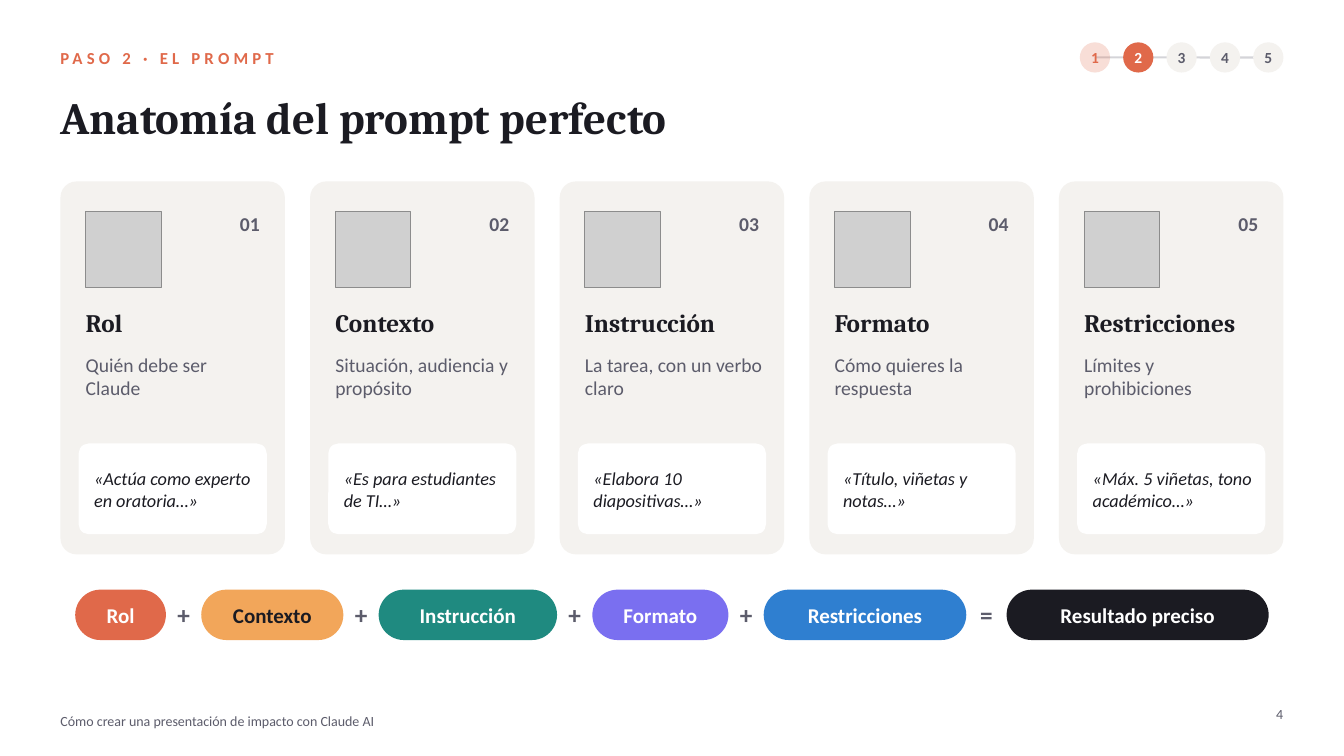
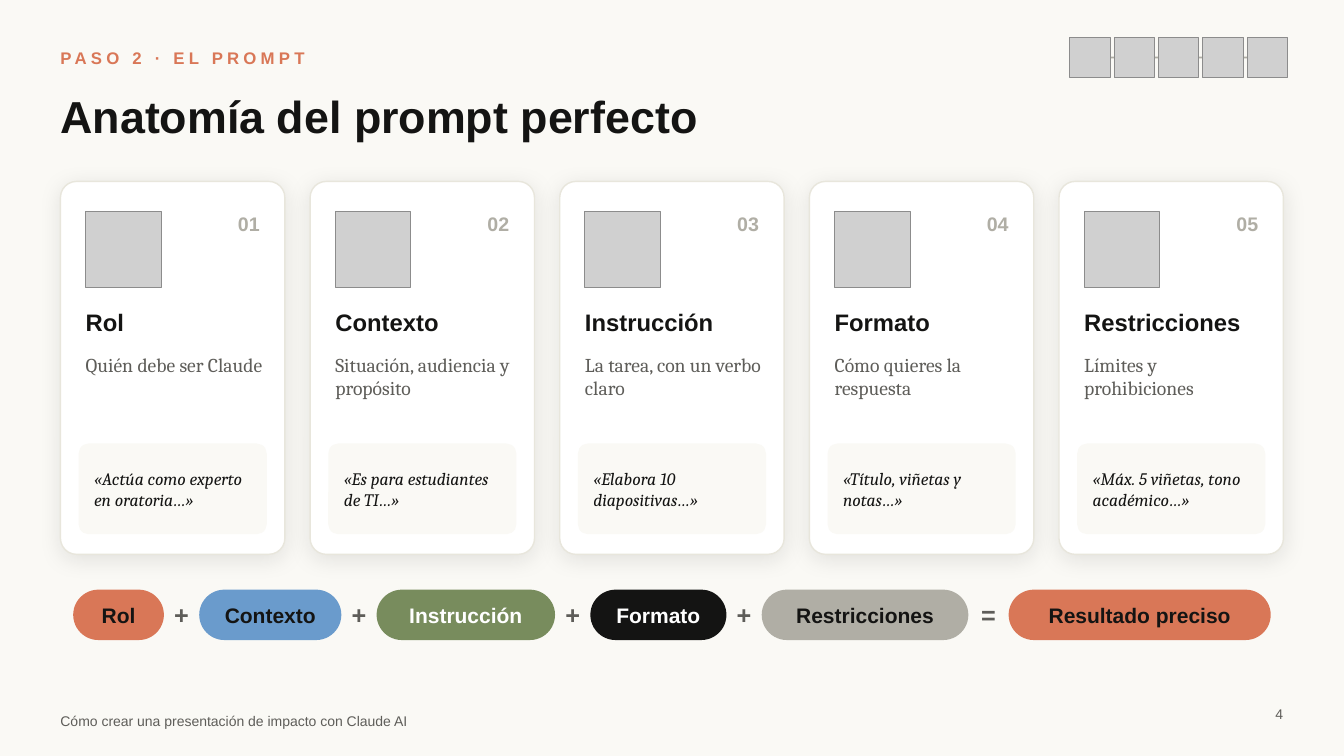
Before and after one commit to giovannych2006-netizen/expedientemed-descargas, a slide deck: slide 4 of Presentacion_Claude_AI.pptx. Drawn at 1344x756 pixels with LibreOffice and Linux fonts; fonts in the diff are those of the drawing; grey boxes stand for pictures. Boxes give left, top, right and bottom in pixels: in the first picture for what was removed or moved away, otherwise in the second. Text is boxed around its words. In the diff, an @@ line names an element or a change of style, - is before the commit and + after.

```diff
--- a/Presentacion_Claude_AI.pptx
+++ b/Presentacion_Claude_AI.pptx
@@ background #FFFFFF to #FAF9F5 @@
@@ text "PASO 2 · EL PROMPT" at <box>132,52,141,64</box>: font Calibri to Arial, text colour #E0694A to #D97757 @@
@@ picture added at <box>1070,37,1110,78</box> @@
@@ ellipse removed at <box>1080,42,1110,73</box> @@
-1
@@ line moved from (1095, 57) - (1268, 57) to (1090, 57) - (1267, 57) @@
@@ line (1090, 57) - (1267, 57): stroke #5C5C6B 1.5 pt to #B0AEA5 1.25 pt @@
@@ picture added at <box>1114,37,1154,78</box> @@
@@ ellipse removed at <box>1123,42,1153,73</box> @@
-2
@@ picture added at <box>1158,37,1199,78</box> @@
@@ ellipse removed at <box>1167,42,1197,73</box> @@
-3
@@ picture added at <box>1203,37,1243,78</box> @@
@@ ellipse removed at <box>1210,42,1240,73</box> @@
-4
@@ picture added at <box>1247,37,1288,78</box> @@
@@ ellipse removed at <box>1253,42,1284,73</box> @@
-5
@@ title "Anatomía del prompt perfecto" at <box>60,100,698,142</box>: font Cambria to Arial, text colour #1B1B22 to #141413 @@
@@ fill #F4F2EF to #FFFFFF; outline none to #E8E6DC 1 pt; shadow on in 5 elements at <box>311,181,535,555</box>, <box>560,181,784,555</box>, <box>810,181,1034,555</box>, <box>1060,181,1285,555</box>, <box>60,181,285,555</box> @@
@@ font Calibri to Arial, text colour #5C5C6B to #B0AEA5 in 5 elements at <box>238,217,260,231</box>, <box>487,217,509,231</box>, <box>737,217,759,231</box>, <box>987,217,1009,231</box>, <box>1236,217,1258,231</box> @@
@@ size 18 to 17 pt, font Cambria to Arial, text colour #1B1B22 to #141413 in 5 elements at <box>86,313,124,332</box>, <box>335,314,438,332</box>, <box>585,313,713,332</box>, <box>835,314,930,332</box>, <box>1084,313,1240,332</box> @@
@@ font Calibri to Cambria, text colour #5C5C6B to #5E5D59 in 5 elements at <box>86,358,262,375</box>, <box>335,358,509,399</box>, <box>585,358,761,395</box>, <box>835,358,962,399</box>, <box>1084,358,1193,399</box> @@
@@ size 13 to 12.5 pt, font Calibri to Cambria, text colour #1B1B22 to #141413; fill #FFFFFF to #FAF9F5 in 5 elements at <box>79,444,267,534</box>, <box>329,444,517,534</box>, <box>578,444,766,534</box>, <box>828,444,1016,534</box>, <box>1078,444,1266,534</box> @@
@@ rounded rectangle "Rol" at <box>74,590,164,640</box>: font Calibri to Arial, text colour #FFFFFF to #141413; fill #E0694A to #D97757 @@
@@ rounded rectangle "Contexto" at <box>200,590,342,640</box>: font Calibri to Arial, text colour #1B1B22 to #141413; fill #F2A65A to #6A9BCC @@
@@ rounded rectangle "Instrucción" at <box>377,590,556,640</box>: font Calibri to Arial; fill #1F8A80 to #788C5D @@
@@ rounded rectangle "Formato" at <box>591,590,727,640</box>: font Calibri to Arial; fill #7A6FF0 to #141413 @@
@@ rounded rectangle "Restricciones" at <box>762,590,969,640</box>: font Calibri to Arial, text colour #FFFFFF to #141413; fill #2F7FD0 to #B0AEA5 @@
@@ font Calibri to Arial, text colour #5C5C6B to #5E5D59 in 7 elements at <box>60,715,407,729</box>, <box>1275,709,1283,719</box>, <box>164,590,200,640</box>, <box>342,590,377,640</box>, <box>556,590,591,640</box>, <box>727,590,762,640</box>, <box>969,590,1009,640</box> @@
@@ rounded rectangle "Resultado preciso" at <box>1009,590,1271,640</box>: font Calibri to Arial, text colour #FFFFFF to #141413; fill #1B1B22 to #D97757 @@
```
Also in this commit, not shown: 8 other slides changed, 1 slide added, 1 slide removed, 7 other files.
